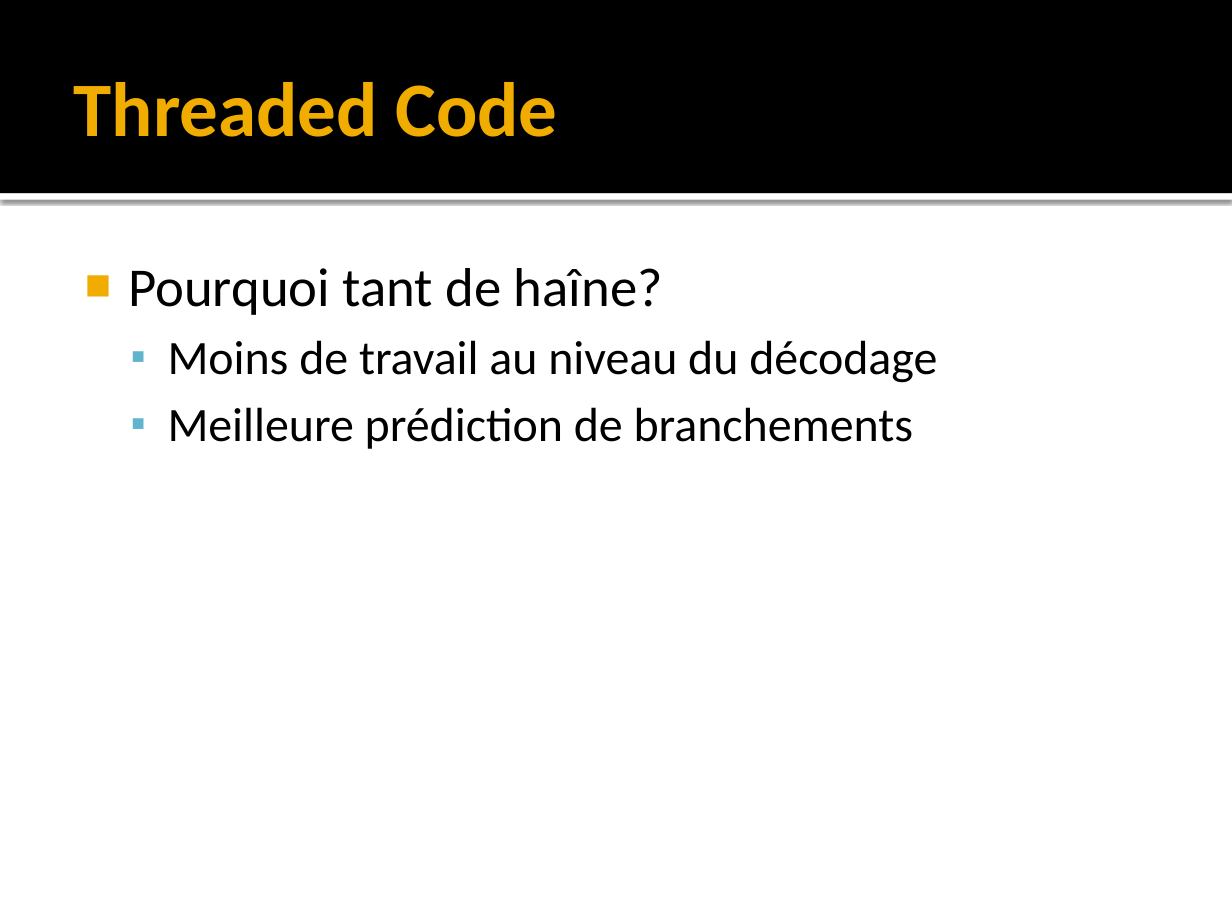
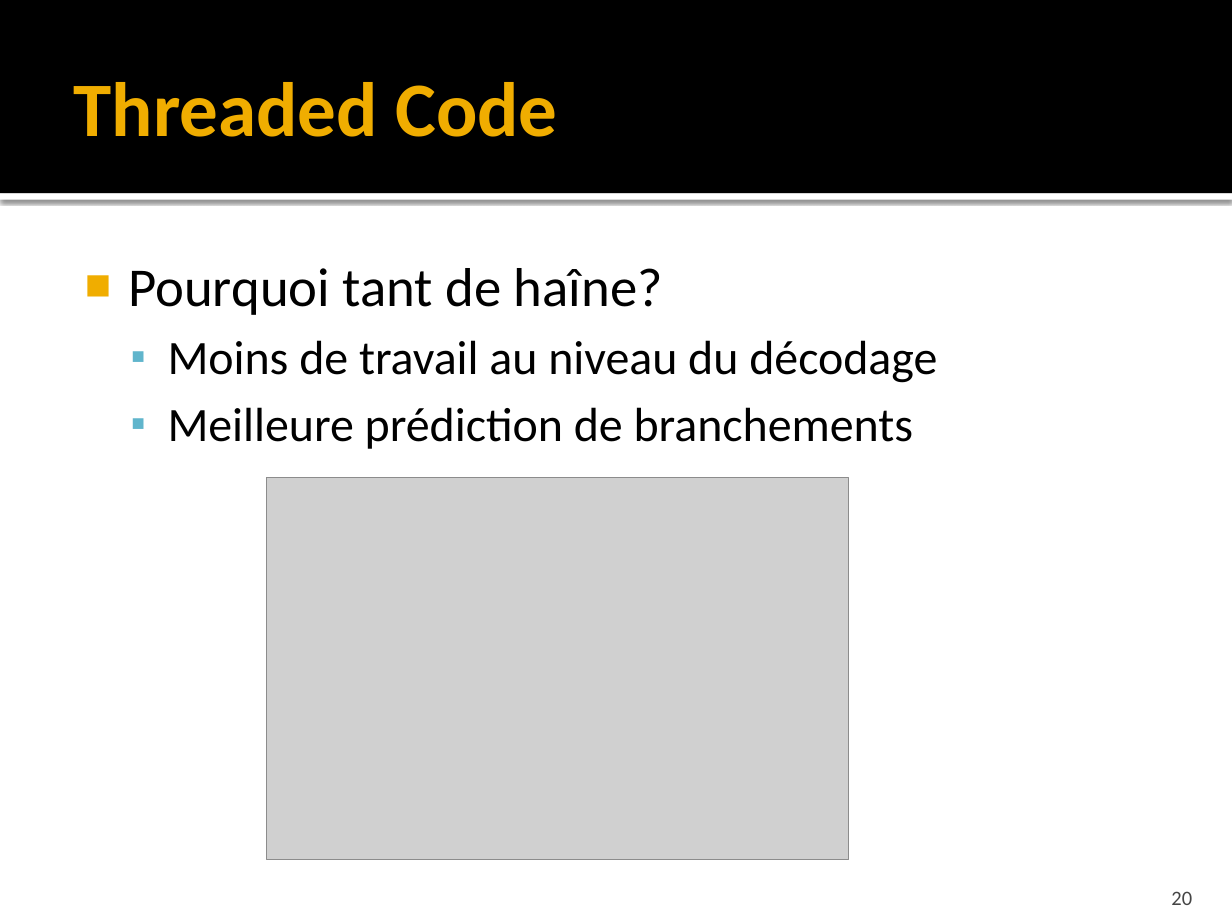
Before and after one commit to faouellet/CHIP-16, a slide deck: slide 20 of docs/IFT 749/Présentation.pptx. Drawn at 1232x924 pixels with LibreOffice and Linux fonts; fonts in the diff are those of the drawing; grey boxes stand for pictures. Boxes give left, top, right and bottom in pixels: in the first picture for what was removed or moved away, otherwise in the second. Text is boxed around its words. In the diff, an @@ line names an element or a change of style, - is before the commit and + after.

```diff
--- a/docs/IFT 749/Présentation.pptx
+++ b/docs/IFT 749/Présentation.pptx
@@ picture added at bbox=[267, 478, 849, 860] @@
@@ page number added at bbox=[1171, 891, 1192, 905], 12 pt, text #454545 @@
+20
```
Also in this commit, not shown: 32 other slides changed, 3 slides added.
